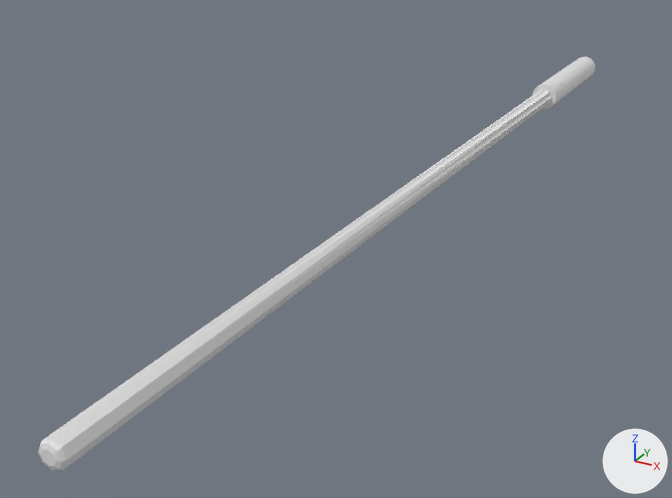
An edit to the Blender file Models/TLN_VadersSaberHilt_Mesh.blend, drawn before and after from the same camera.
One viewpoint serves both versions: a 50 mm camera at (0.377, -1.397, 0.342) aimed at (-0.087, -0.554, -0.079). The lights are fixed; the arrows at lower right show +X, +Y and +Z. The same objects are shown in both versions, whatever each file hides.

In view in the first picture: 'TLN_Vader_Lightsaber_Blade_Mesh', 'TLN_Vader_Lightsaber_Hilt_Mesh'.
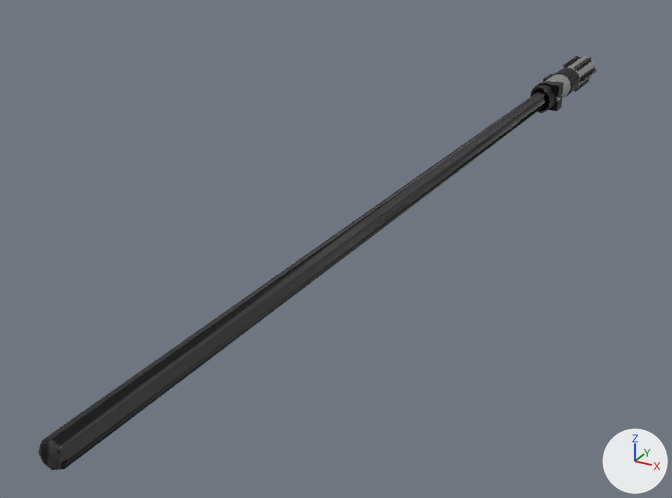
Scene script edits in JSON lines:
```json
{"op": "add", "block": "img_vaderssaberhilt_nm_dds", "code": ["img_vaderssaberhilt_nm_dds = load_image('VadersSaberHilt_NM.dds', '../RedLightsaber/Generated/Public/Shared/Assets/Weapons/Humans/WPN_TLN_Lightsaber/Vader/VadersSaberHilt_NM.dds', 1024, 1024, 'sRGB')"]}
{"op": "add", "block": "img_vaderssaberhilt_bm_dds", "code": ["img_vaderssaberhilt_bm_dds = load_image('VadersSaberHilt_BM.dds', '../RedLightsaber/Generated/Public/Shared/Assets/Weapons/Humans/WPN_TLN_Lightsaber/Vader/VadersSaberHilt_BM.dds', 1024, 1024, 'sRGB')"]}
{"op": "add", "block": "img_vaderssaberhilt_pm_dds", "code": ["img_vaderssaberhilt_pm_dds = load_image('VadersSaberHilt_PM.dds', '../RedLightsaber/Generated/Public/Shared/Assets/Weapons/Humans/WPN_TLN_Lightsaber/Vader/VadersSaberHilt_PM.dds', 1024, 1024, 'sRGB')"]}
{"op": "add", "block": "mat_material", "code": ["mat_material = bpy.data.materials.new('Material')", "# uses the picture img_vaderssaberhilt_bm_dds", "# uses the picture img_vaderssaberhilt_nm_dds", "# uses the picture img_vaderssaberhilt_pm_dds"]}
{"block": "me_tln_vader_lightsaber_blade_mesh", "where": "me_tln_vader_lightsaber_blade_mesh.from_pydata(...)  # 33 vertices, 57 faces; spans x -0.011..0.011, y -1.072..-0.069, z -0.011..0.011"}
{"block": "me_tln_vader_lightsaber_blade_mesh", "where": "# used by ob_tln_vader_lightsaber_blade_mesh; location = (0.0, 0.0, 0.0)"}
{"block": "me_tln_vader_lightsaber_blade_mesh", "change": "me_tln_vader_lightsaber_blade_mesh part 1: the whole mesh is turned -90 degrees about the y axis through its middle"}
{"op": "add", "block": "me_tln_vader_lightsaber_blade_mesh", "code": "me_tln_vader_lightsaber_blade_mesh.materials.append(mat_material)"}
{"block": "me_tln_vader_lightsaber_hilt_mesh", "where": "# used by ob_tln_vader_lightsaber_hilt_mesh; location = (0.0, 0.0, 0.0)"}
{"op": "remove", "block": "me_tln_vader_lightsaber_hilt_mesh", "code": "me_tln_vader_lightsaber_hilt_mesh.from_pydata(...)  # 416 vertices, 386 faces; spans x -0.018..0.018, y -0.083..0.137, z -0.018..0.018"}
{"op": "add", "block": "me_tln_vader_lightsaber_hilt_mesh", "code": "me_tln_vader_lightsaber_hilt_mesh.from_pydata(...)  # 1468 vertices, 1302 faces; spans x -0.028..0.024, y -0.116..0.137, z -0.021..0.021"}
{"block": "me_tln_vader_lightsaber_hilt_mesh", "change": "me_tln_vader_lightsaber_hilt_mesh part 2: 4 vertices moved from x -0.011, y -0.053..-0.039, z 0.012 to x -0.012, y -0.053..-0.039, z 0.011; 28 vertices removed from x -0.016..0.016, y -0.053..-0.039, z 0.004..0.012; 1080 vertices added at x -0.028..0.024, y -0.116..0.128, z -0.021..0.021"}
{"block": "me_tln_vader_lightsaber_hilt_mesh", "change": "me_tln_vader_lightsaber_hilt_mesh part 3: 332 faces spanning x -0.018..0.018, y -0.083..0.137, z -0.018..0.018 switch from no material to mat_material"}
```

What differs and where, as boxes (x1, y1, x2, y2) in the pictures (672 x 498 px):
```json
{"object": "TLN_Vader_Lightsaber_Blade_Mesh", "change": "recoloured, mesh turned", "before": [38, 89, 552, 470], "after": [38, 90, 548, 470], "on screen": "white to black"}
{"object": "TLN_Vader_Lightsaber_Hilt_Mesh", "change": "reshaped", "before": [532, 57, 595, 109], "after": [530, 55, 597, 113], "on screen": "6% wider, 11% taller"}
{"part": 2, "of": "me_tln_vader_lightsaber_hilt_mesh", "change": "built on", "before": [560, 83, 565, 91], "after": [530, 55, 597, 113]}
{"part": 3, "of": "me_tln_vader_lightsaber_hilt_mesh", "change": "recoloured", "before": [532, 57, 595, 109], "after": [534, 57, 595, 107], "on screen": "white to grey"}
```
